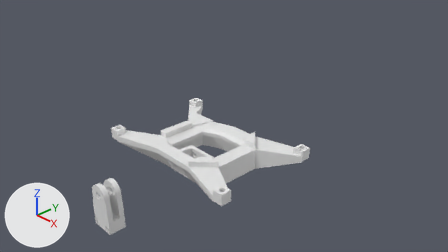
One commit to the Blender file lapsterbator_screen_brace.blend: the scene before it, then after it.
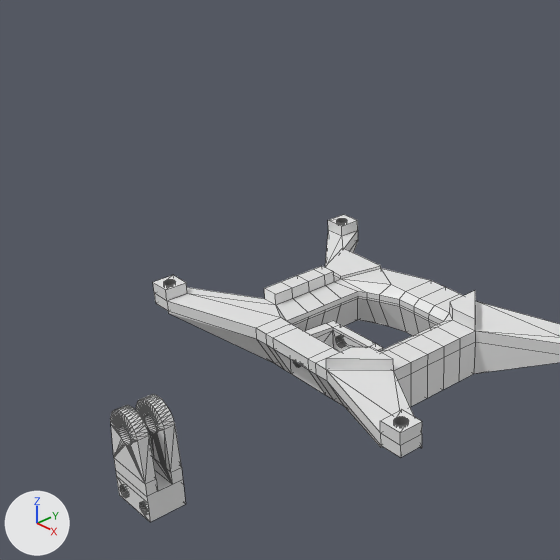
Each version is shown from the file's camera 'Camera', then close up on the part from 10% to 65% of the width and 1% to 100% of the height. The lights are fixed; the arrows at lower left show +X, +Y and +Z. The close-ups show mesh edges as thin lines.

Names of what the first close-up shows: 'Antech GoPro Bracket', 'brace'.
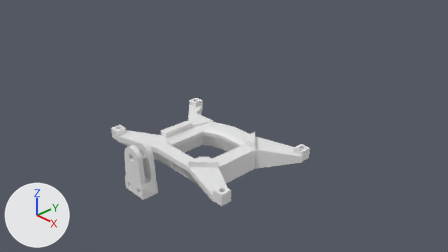
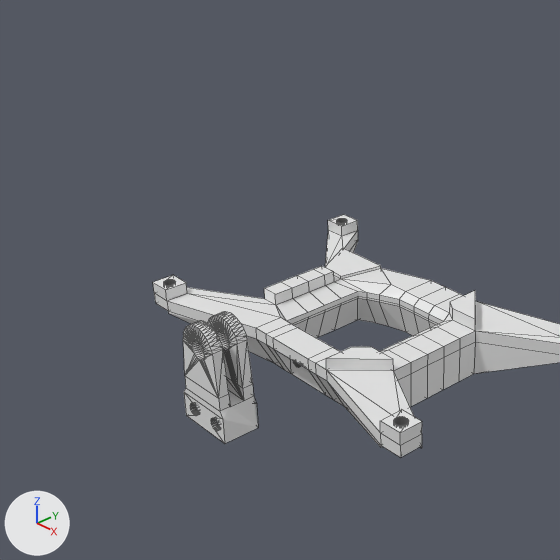
Location of each change, [x1, y1, x2, y2] in pixels of the close-ups (560 x 560 px; the box of a moved part takes in the faces that stretch with it):
'Antech GoPro Bracket', reshaped, moved: before [111, 394, 186, 522]; after [183, 311, 258, 443]
part 1 of me_antech_gopro_bracket, moved or reshaped: before [116, 471, 186, 522]; after [184, 388, 258, 443]
part 2 of me_grid, cut back: before [305, 321, 383, 351]

The change, as a list of edits to the scene's bpy script:
```text
Change me_antech_gopro_bracket:
    where me_antech_gopro_bracket.from_pydata(...)  # 489 vertices, 604 faces; spans x -5.0..5.0, y -22.8..5.0, z -7.0..7.6
    used by ob_antech_gopro_bracket; location = (-0.15, -2.56, -0.22); rotation_euler = (1.571, 0.0, 4.712), in degrees (90, 0, 270); scale = (0.0378, 0.0378, 0.0378)
    me_antech_gopro_bracket part 1
    me_antech_gopro_bracket.vertices[241].co: (5.0, -17.0, 7.6) -> (5.0, -17.0, 8.9)  # pixel (116, 475) -> pixel (183, 391)
    me_antech_gopro_bracket.vertices[242].co: (5.0, -17.0, -7.0) -> (5.0, -17.0, -8.0)  # pixel (147, 502) -> pixel (222, 419)
    me_antech_gopro_bracket.vertices[243].co: (-5.0, -17.0, -7.0) -> (-5.0, -17.0, -8.0)  # pixel (183, 484) -> pixel (256, 403)
    me_antech_gopro_bracket.vertices[244].co: (-5.0, -17.0, 7.6) -> (-5.0, -17.0, 8.9)
    me_antech_gopro_bracket.vertices[245].co: (5.0, -22.8, 7.6) -> (5.0, -24.1, 8.9)  # pixel (119, 494) -> pixel (186, 415)
    me_antech_gopro_bracket.vertices[246].co: (5.0, -22.8, -7.0) -> (5.0, -24.1, -8.0)  # pixel (150, 522) -> pixel (224, 443)
    me_antech_gopro_bracket.vertices[247].co: (-5.0, -22.8, -7.0) -> (-5.0, -24.1, -8.0)  # pixel (185, 504) -> pixel (258, 427)
    me_antech_gopro_bracket.vertices[248].co: (-5.0, -22.8, 7.6) -> (-5.0, -24.1, 8.9)
Change me_grid:
    used by ob_brace; location = (0.0, 0.0, 0.0)
    remove me_grid.from_pydata(...)  # 1490 vertices, 1036 faces, 1 loose edge; spans x -1.92..1.92, y -1.33..1.33, z -0.5..0.13
    add me_grid.from_pydata(...)  # 1227 vertices, 888 faces; spans x -1.92..1.92, y -1.33..1.33, z -0.5..0.13
    me_grid part 2
    263 vertices are removed from x -0.39..0.39, y -0.62..-0.13, z -0.5..-0.18
    153 faces are deleted
    1 loose edge is deleted
    4 new faces join them
Change ob_antech_gopro_bracket:
    ob_antech_gopro_bracket.location: (-0.15, -2.56, -0.22) -> (-0.03, -1.81, 0.41)
```
